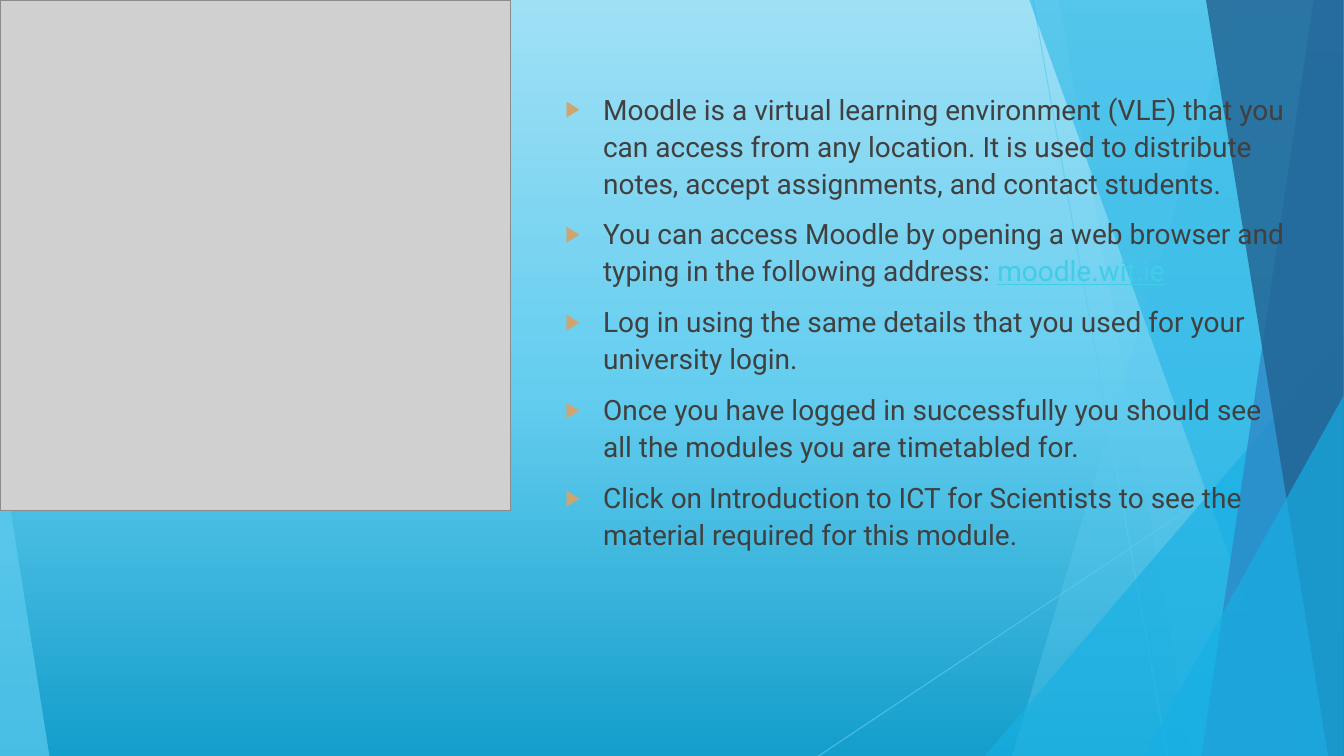
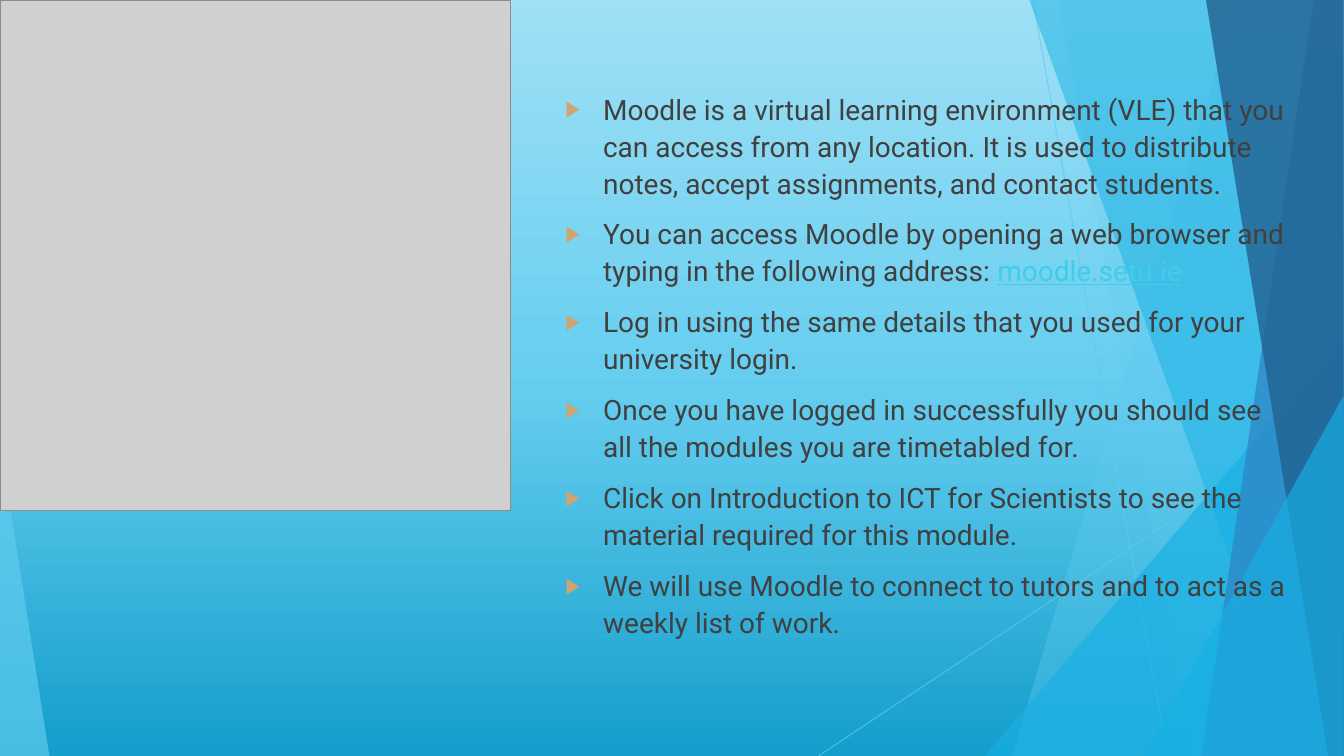
Before and after one commit to maireadmeagher/ICT-25, a slide deck: slide 9 of topic01-introduction-to-ICT/unit-1/talk-1/a-intro.pptx. Drawn at 1344x756 pixels with LibreOffice and Linux fonts; fonts in the diff are those of the drawing; grey boxes stand for pictures. Boxes give left, top, right and bottom in pixels: in the first picture for what was removed or moved away, otherwise in the second. Text is boxed around its words. In the diff, an @@ line names an element or a change of style, - is before the commit and + after.

```diff
--- a/topic01-introduction-to-ICT/unit-1/talk-1/a-intro.pptx
+++ b/topic01-introduction-to-ICT/unit-1/talk-1/a-intro.pptx
@@ text at [603,219,1283,287]: text changed @@
-▶ You can access Moodle by opening a web browser and typing in the following address: moodle.wit.ie
+▶ You can access Moodle by opening a web browser and typing in the following address: moodle.setu.ie
@@ text at [603,575,1285,639]: paragraph added @@
+▶ We will use Moodle to connect to tutors and to act as a weekly list of work.
```
Also in this commit, not shown: 1 other slide changed, 1 slide added, 3 other files.
